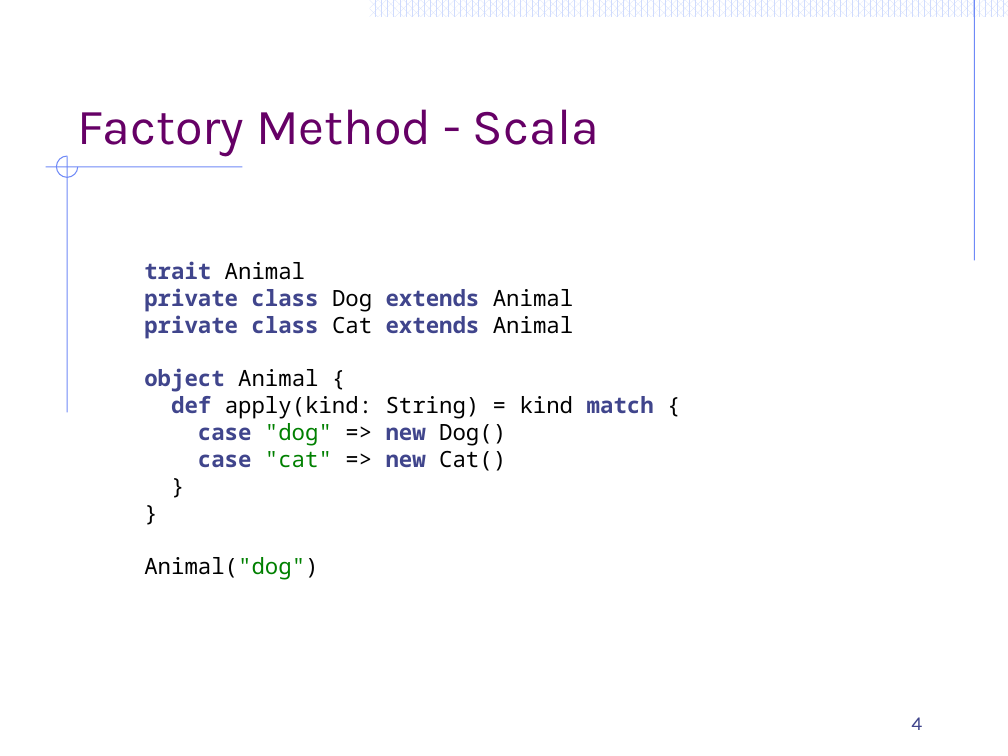
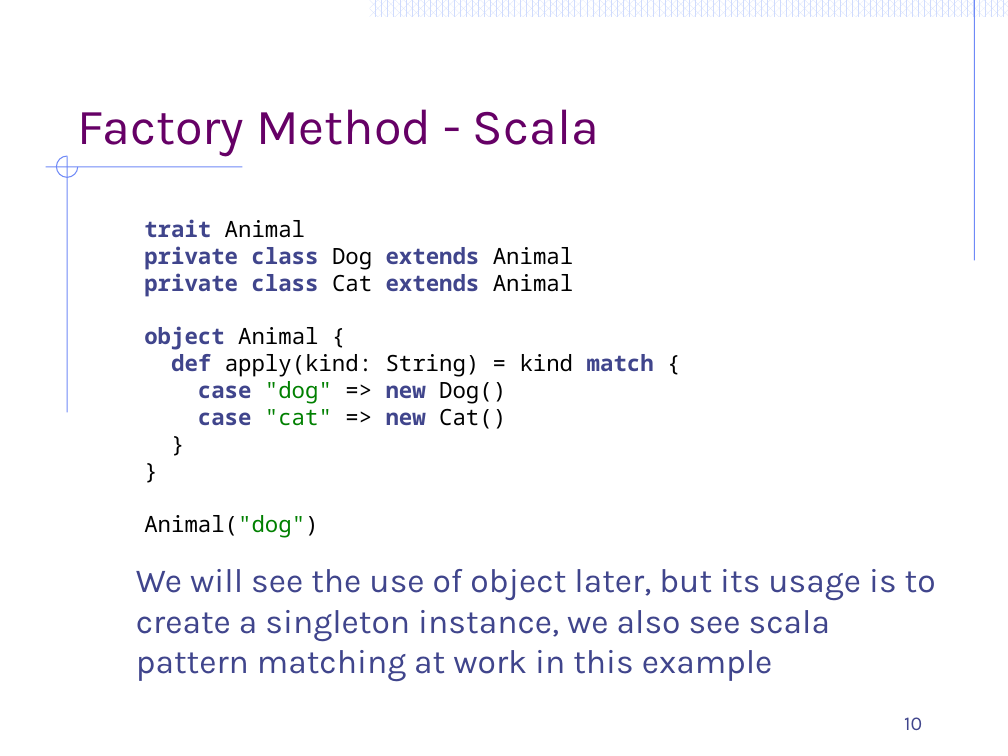
Before and after one commit to ArchitectingSoftware/CS575-SoftwareDesign, a slide deck: slide 10 of Lectures/M7-FunctionalDesignPatterns.pptx (slide 4 before the commit). Drawn at 1008x756 pixels with LibreOffice and Linux fonts; fonts in the diff are those of the drawing. Boxes give left, top, right and bottom in pixels: in the first picture for what was removed or moved away, otherwise in the second. Text is boxed around its words. In the diff, an @@ line names an element or a change of style, - is before the commit and + after.

```diff
--- a/Lectures/M7-FunctionalDesignPatterns.pptx
+++ b/Lectures/M7-FunctionalDesignPatterns.pptx
@@ text "trait Animal" moved from (x1=144, y1=261, x2=654, y2=580) to (x1=144, y1=219, x2=654, y2=538) @@
@@ text added at (x1=136, y1=569, x2=936, y2=682), 24 pt, text #40458C @@
+We will see the use of object later, but its usage is to create a singleton instance, we also see scala pattern matching at work in this example
@@ page number at (x1=904, y1=717, x2=922, y2=730): text changed @@
-4
+10
```
Also in this commit, not shown: 13 other slides changed, 27 slides added, 25 slides removed, 3 other files.
